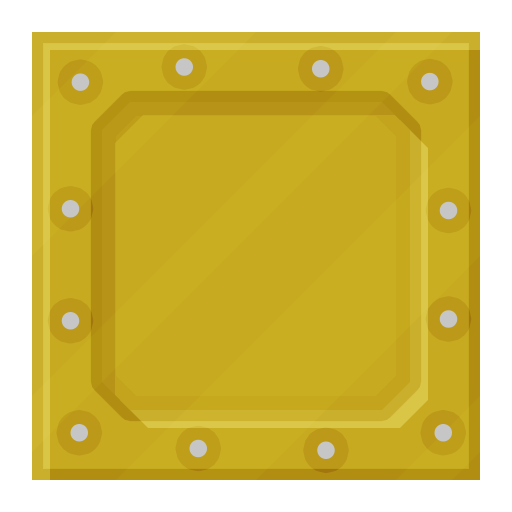
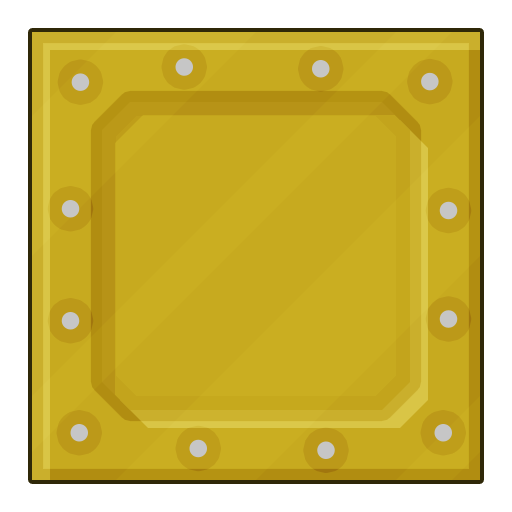
Comparing the layer stacks of the two 512 × 512 images. Changes:
pixels changed over 28, 28, 484, 484 (layer not identified)
